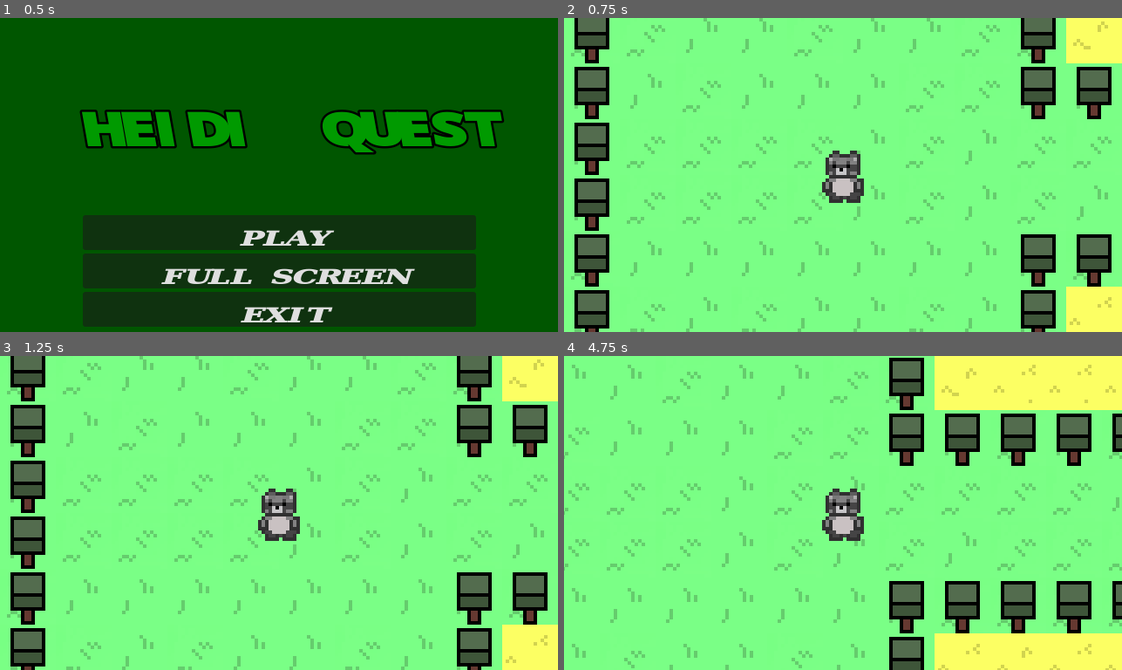
Above: before the commit, frames 1-4 (two rows, left to right).
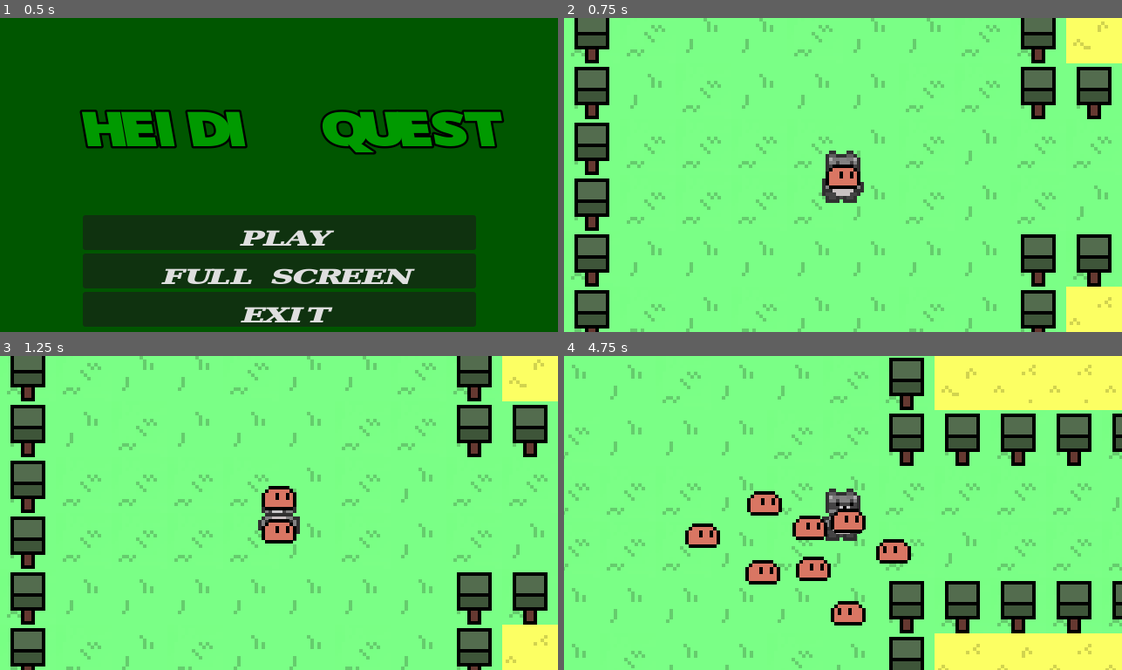
Above: after the commit, the same moments.

Repository: officialErnests/heidi-quest
Game: Godot game, scene res://scenes/start.tscn
The game is run twice, just before and just after one commit, with the same random seed, the same clock (stepped at 60 frames per second) and the same inputs.
Inputs (mouse positions are in pixels of both pictures, inside the frame that each line leads up to):
- Up to frame 1 (0.5 s): no input
- Up to frame 2 (0.75 s): click "PLAY" at 0.5 s
- Up to frame 3 (1.25 s): no input
- Up to frame 4 (4.75 s): tap Enter at 1.25 s; move the mouse to (965, 497) at 1.27 s; hold D (right) 1.28-2.03 s; hold Space (swing) 1.28-2.03 s; move the mouse to (731, 528) at 2.02 s; hold S (down) 2.03-2.78 s; tap Space (swing) at 2.1, 3.8 s; move the mouse to (898, 443) at 2.77 s; hold D (right) 2.78-3.53 s; hold Space (swing) 2.78-3.53 s; tap Alt at 2.85 s; move the mouse to (815, 575) at 3.52 s; hold W (up) 3.53-4.28 s; tap Shift at 3.6 s; move the mouse to (1010, 560) at 4.27 s; hold A (left) from 4.28 s (still down); hold Space (swing) from 4.28 s (still down)

Frame 1 is identical in both runs. In frame 2, 0.6% of the frame differs, in the area x 46-54%, y 42-59%; in frame 3, 0.9%; in frame 4, 3.6%, in the area x 21-63%, y 42-86%.

Commit message:
added enemie

Diff:
--- /dev/null
+++ b/Scripts/Process/NB_enemie.gd
@@ -0,0 +1,26 @@
+class_name NB_enemie extends RigidBody2D
+
+@export var spawner: NB_enemie_spawner
+@export var player: Node2D
+@export var hp: float = 3
+@export var hop_time: float = 1
+@export var hop_speed: float = 40
+@export var enemie_sprite: Sprite2D
+
+var hop_timer: float = 0
+# Called every frame. 'delta' is the elapsed time since the previous frame.
+func _process(delta: float) -> void:
+	if hop_timer > 0:
+		hop_timer -= delta
+	else:
+		hop_timer = hop_time
+		linear_velocity += (player.global_position - global_position).normalized() * hop_speed
+		enemie_sprite.flip_h = linear_velocity.x < 0
+
+func dmg(dmg: float) -> bool:
+	hp -= dmg
+	if hp > 0: return false
+	else:
+		spawner.enemieDied()
+		queue_free()
+		return true
--- a/Scripts/Process/NB_player.gd
+++ b/Scripts/Process/NB_player.gd
@@ -6,9 +6,13 @@
 @export var swing_dmg: float = 1
 @export var swing_animation_player: AnimationPlayer
 @export var swing_node: Node2D
+@export var visual: Sprite2D
 var swing_timer = 0
+var timer: float = 0
 
 func _process(delta: float) -> void:
+	timer += delta
+	visual.flip_h = int(timer * 5) % 2 == 0
 	if swing_timer > 0:
 		swing_timer -= delta
 	elif Input.is_action_pressed("swing"):
--- /dev/null
+++ b/Scripts/Process/enemy_spawner.gd
@@ -0,0 +1,27 @@
+class_name NB_enemie_spawner extends Node2D
+
+@export var player: Node2D
+@export var max_enemies: int = 10
+@export var enemies_spawn_delay: float = 0.5
+@export var packed_enemy: PackedScene
+var enemies_spawn_time: float = 0
+var enemies_count: int = 0
+
+func _process(delta: float) -> void:
+	if enemies_spawn_time > 0:
+		enemies_spawn_time -= delta
+	elif enemies_count < max_enemies:
+		enemies_spawn_time  = enemies_spawn_delay;
+		spawnEnemie()
+
+func enemieDied() -> void:
+	enemies_count -= 1
+
+func spawnEnemie() -> void:
+	var temp_enemie: NB_enemie = packed_enemy.instantiate()
+	enemies_count += 1
+	print(enemies_count)
+	temp_enemie.spawner = self
+	temp_enemie.player = player
+	temp_enemie.global_position = Vector2.ZERO
+	add_child(temp_enemie)
--- /dev/null
+++ b/scenes/enemie.tscn
@@ -0,0 +1,26 @@
+[gd_scene format=3 uid="uid://dii0pii7lksh2"]
+
+[ext_resource type="Texture2D" uid="uid://bu8l5satqeolh" path="res://Assets/slime.png" id="1_24tso"]
+[ext_resource type="Script" uid="uid://bcrpiw1atjxlj" path="res://Scripts/Process/NB_enemie.gd" id="1_vkxs4"]
+
+[sub_resource type="PhysicsMaterial" id="PhysicsMaterial_vkxs4"]
+friction = 0.0
+bounce = 1.0
+
+[sub_resource type="CircleShape2D" id="CircleShape2D_vkxs4"]
+radius = 5.0
+
+[node name="Enemie" type="RigidBody2D" unique_id=329006212 node_paths=PackedStringArray("enemie_sprite")]
+collision_layer = 4
+collision_mask = 6
+physics_material_override = SubResource("PhysicsMaterial_vkxs4")
+gravity_scale = 0.0
+linear_damp = 2.0
+script = ExtResource("1_vkxs4")
+enemie_sprite = NodePath("Sprite2D")
+
+[node name="CollisionShape2D" type="CollisionShape2D" parent="." unique_id=1704172880]
+shape = SubResource("CircleShape2D_vkxs4")
+
+[node name="Sprite2D" type="Sprite2D" parent="." unique_id=633256849]
+texture = ExtResource("1_24tso")
--- a/scenes/main_game.tscn
+++ b/scenes/main_game.tscn
@@ -3,6 +3,8 @@
 [ext_resource type="Texture2D" uid="uid://bqbh02qhmupqj" path="res://Assets/tilemap.png" id="1_s3esy"]
 [ext_resource type="Texture2D" uid="uid://bvfpcxqcc3u2o" path="res://Assets/tree.png" id="2_d2op2"]
 [ext_resource type="PackedScene" uid="uid://cwe83cxlguycw" path="res://scenes/player.tscn" id="3_0rdsr"]
+[ext_resource type="Script" uid="uid://beyqjvlbh6kox" path="res://Scripts/Process/enemy_spawner.gd" id="4_0rdsr"]
+[ext_resource type="PackedScene" uid="uid://dii0pii7lksh2" path="res://scenes/enemie.tscn" id="5_ipu61"]
 
 [sub_resource type="TileSetAtlasSource" id="TileSetAtlasSource_72e8q"]
 texture = ExtResource("1_s3esy")
@@ -57,3 +59,8 @@
 
 [node name="player" parent="Dynamic" unique_id=1619263095 instance=ExtResource("3_0rdsr")]
 speed = 200.0
+
+[node name="Enemy_spawner" type="Node2D" parent="Dynamic" unique_id=2133588001 node_paths=PackedStringArray("player")]
+script = ExtResource("4_0rdsr")
+player = NodePath("../player")
+packed_enemy = ExtResource("5_ipu61")
--- a/scenes/player.tscn
+++ b/scenes/player.tscn
@@ -95,11 +95,13 @@
 [sub_resource type="RectangleShape2D" id="RectangleShape2D_fjrip"]
 size = Vector2(20, 40)
 
-[node name="player" type="CharacterBody2D" unique_id=1619263095 node_paths=PackedStringArray("swing_animation_player", "swing_node")]
-collision_mask = 7
+[node name="player" type="CharacterBody2D" unique_id=1619263095 node_paths=PackedStringArray("swing_animation_player", "swing_node", "visual")]
+collision_layer = 0
+collision_mask = 3
 script = ExtResource("1_g2els")
 swing_animation_player = NodePath("Sword/AnimationPlayer")
 swing_node = NodePath("Sword")
+visual = NodePath("heidi")
 
 [node name="heidi" type="Sprite2D" parent="." unique_id=784611933]
 texture = ExtResource("1_3vyb7")
Not shown, added: Scripts/Process/NB_enemie.gd.uid
Not shown, added: Scripts/Process/enemy_spawner.gd.uid
